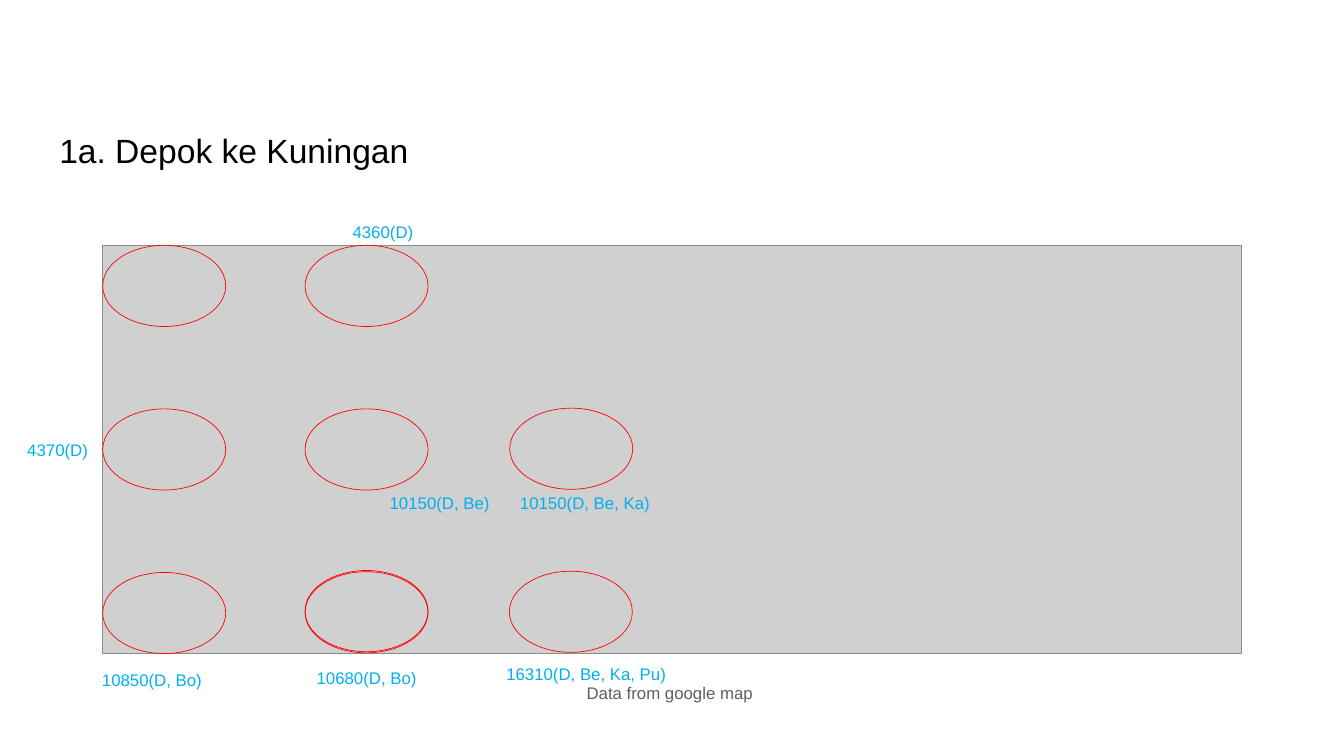
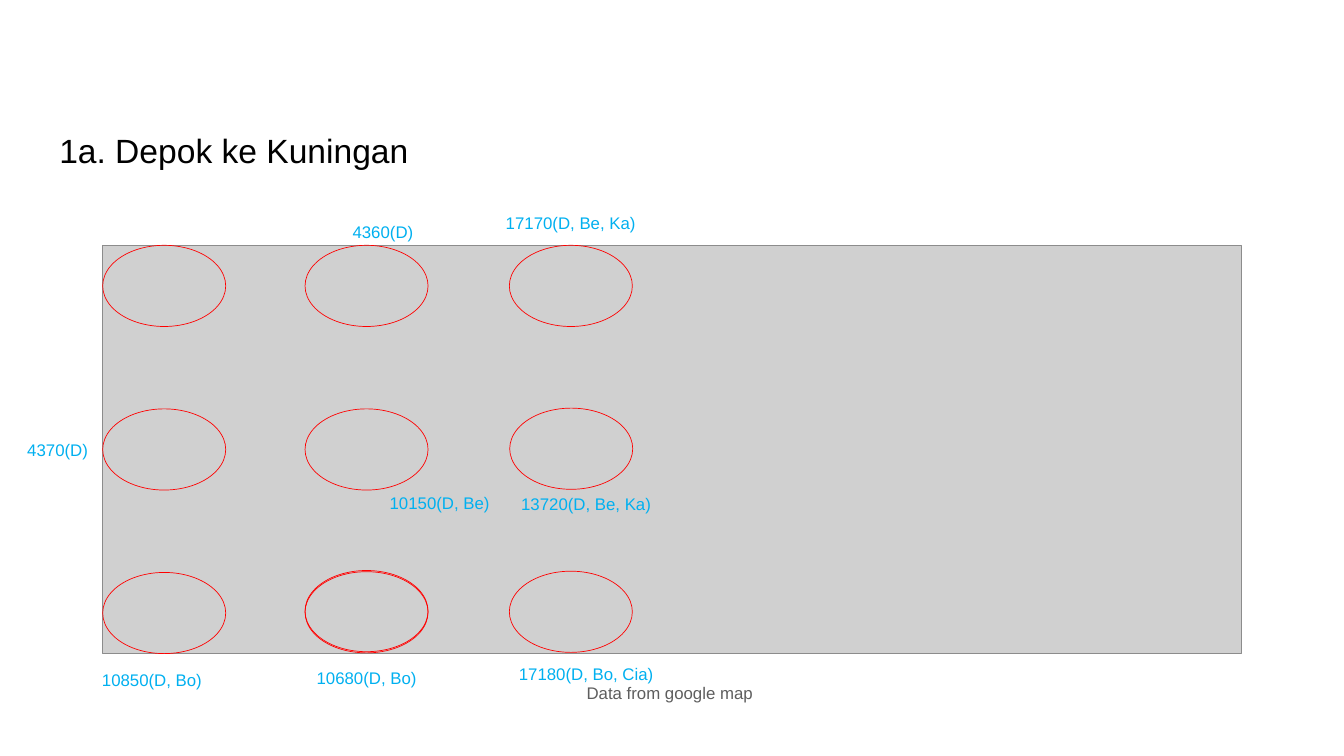
Before and after one commit to DentAlpha/Latihan-6-EL2208-PMC, a slide deck: slide 11 of Latihan 6_revisi.pptx (slide 10 before the commit). Drawn at 1344x756 pixels with LibreOffice and Linux fonts; fonts in the diff are those of the drawing; grey boxes stand for pictures. Boxes give left, top, right and bottom in pixels: in the first picture for what was removed or moved away, otherwise in the second. Text is boxed around its words. In the diff, an @@ line names an element or a change of style, - is before the commit and + after.

```diff
--- a/Latihan 6_revisi.pptx
+++ b/Latihan 6_revisi.pptx
@@ text added at (506, 216, 635, 233), 24 pt, text #00B0F0 @@
+17170(D, Be, Ka)
@@ ellipse added at (509, 245, 632, 327), outline #FF0000 1 pt @@
@@ text at (521, 498, 651, 514): text changed @@
-10150(D, Be, Ka)
+13720(D, Be, Ka)
@@ text at (519, 667, 653, 684): text changed @@
-16310(D, Be, Ka, Pu)
+17180(D, Bo, Cia)
```
Also in this commit, not shown: 10 other slides changed.
